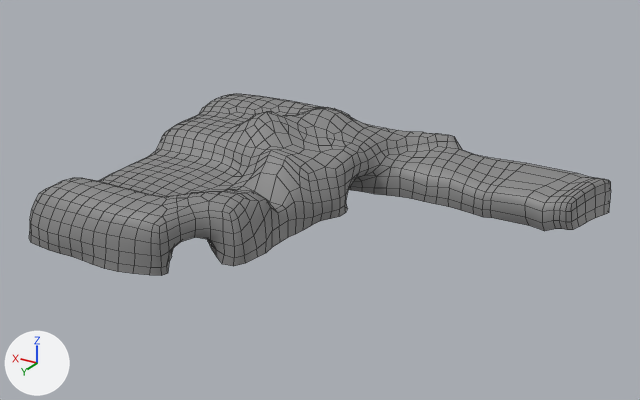
A saved change to the FBX model Crashed_Potatoes_Racer/Assets/Envrioment Assets/JungleLevel/Mesh/Cave.fbx.
Before and after are seen from a camera (50 mm lens) standing at (-70.0, 210.0, 163.0) and looking at (108.0, -85.0, 16.0). The lights are fixed; the arrows at lower left show +X, +Y and +Z. Mesh edges are drawn as thin lines. Where no turn or scale is listed for an object, it has been applied to the vertices.

In view in the first picture: 'Terrain'.
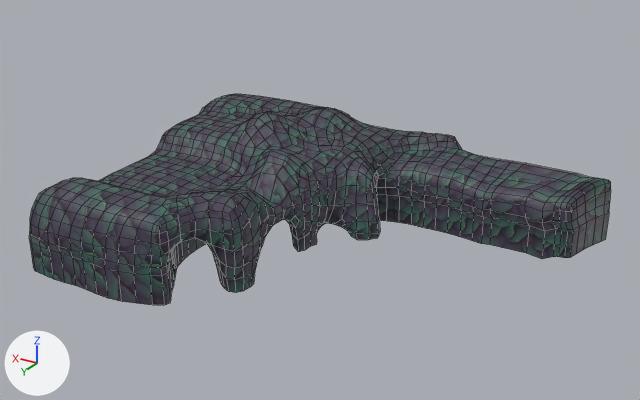
Location of each change, [x1, y1, x2, y2] in pixels of the pictures (640 x 400 px):
'Terrain', surface changed, reshaped (16% taller): before [29, 94, 611, 276]; after [29, 94, 611, 305]
part 1 of me_mesh, built on: before [195, 128, 443, 266]; after [29, 128, 609, 305]
part 2 of me_mesh, surface changed: [29, 94, 611, 276] in both

Diff of the bpy script that builds the scene:
```diff
--- a/Crashed_Potatoes_Racer/Assets/Envrioment Assets/JungleLevel/Mesh/Cave.fbx.py
+++ b/Crashed_Potatoes_Racer/Assets/Envrioment Assets/JungleLevel/Mesh/Cave.fbx.py
@@ img_bluestonediffamb_png @@
+img_bluestonediffamb_png = load_image('BluestoneDiffAmb.png', '../../MinecartLevel/Material/BluestoneDiffAmb.png', 2048, 2048, 'sRGB')
@@ mat_material__14 @@
 mat_material__14 = principled_material('Material #14')
-mat_material__14.base_color = (0.25, 0.25, 0.25)  # grey #898989
+mat_material__14.texture = img_bluestonediffamb_png
 mat_material__14.roughness = 0.553
@@ me_mesh @@
 # used by ob_terrain; location = (56.2, -12.2, 0.2)
-me_mesh.from_pydata(...)  # 1291 vertices, 1227 faces; spans x -52.0..150.0, y -152.0..5.0, z 1.0..40.0
+me_mesh.from_pydata(...)  # 1525 vertices, 1450 faces; spans x -52.0..150.0, y -152.0..5.0, z -11.0..40.0
+# me_mesh part 1: 141 vertices moved from x 23.0..99.0, y -137.0..-20.0, z 2.0..29.0 to x 23.0..97.0, y -138.0..-20.0, z 0.0..28.0; 51 vertices removed from x 36.0..87.0, y -119.0..-23.0, z 1.0..22.0; 285 vertices added at x -52.0..150.0, y -152.0..4.0, z -11.0..25.0
+# me_mesh part 2: 1151 kept faces spanning x -52.0..150.0, y -152.0..5.0, z 0.0..40.0 get new texture (UV) coordinates
 me_mesh.materials.append(mat_material__14)
```
